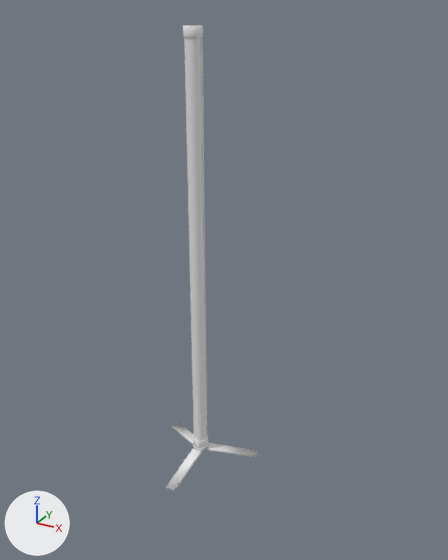
What one commit did to the FBX model Assets/Model/Live_Stage_Assets/TitanTube/Titan_Tube.fbx.
Both versions are drawn from a 50 mm camera at (0.682, -1.115, 1.069) aimed at (0.066, 0.005, 0.509). Every picture has the same lights, and +X, +Y and +Z are marked at lower left. Materials are left out; every surface is plain grey. Where no turn or scale is listed for an object, it has been applied to the vertices.

The older version as bpy lines, for what is in view:
```python
me_メッシュ_006 = bpy.data.meshes.new('メッシュ.006')
me_メッシュ_006.from_pydata(...)  # 26 vertices, 12 faces; spans x -0.017..0.017, y -0.018..0.003, z 0.046..1.026
me_メッシュ_006.materials.append(mat_titan_tube_light)
me_メッシュ_007 = bpy.data.meshes.new('メッシュ.007')
me_メッシュ_007.from_pydata(...)  # 457 vertices, 418 faces; spans x -0.02..0.02, y -0.02..0.02, z 0.037..1.037
me_メッシュ_007.materials.append(mat_titan_tube_base)
me_円柱 = bpy.data.meshes.new('円柱')
me_円柱.from_pydata(...)  # 433 vertices, 445 faces; spans x -0.133..0.133, y -0.147..0.084, z 0.0..0.044
me_円柱.materials.append(mat_titan_tube_base)
ob_titan_tube = bpy.data.objects.new('Titan_Tube', me_メッシュ_006)
ob_titan_tube.location = (0.0, 0.0, 0.0)
ob_titan_tube_base = bpy.data.objects.new('Titan_Tube_Base', me_メッシュ_007)
ob_titan_tube_base.parent = ob_titan_tube_tripod
ob_titan_tube_base.location = (0.0, 0.0, 0.0)
ob_titan_tube_tripod = bpy.data.objects.new('Titan_Tube_Tripod', me_円柱)
ob_titan_tube_tripod.location = (0.0, 0.0, 0.0)
```
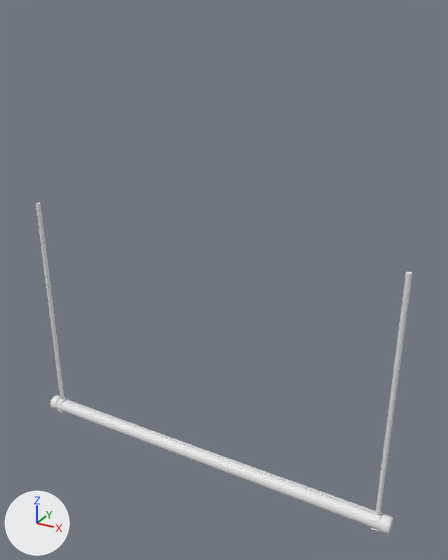
The edits, one by one:
me_メッシュ_007 is used by ob_titan_tube_base; parent ob_titan_tube_tripod; location (0.0, 0.0, 0.0).
me_メッシュ_007 had 457 vertices, 418 faces and spanned x -0.02..0.02, y -0.02..0.02, z 0.037..1.037.
me_メッシュ_007 now has 641 vertices, 589 faces and spans x -4999.794..5000.208, y -165.992..248.559, z -6123.73..208.931.
me_メッシュ_007 part 1: the loose piece of 101 vertices spanning x -0.02..0.02, y -0.02..0.02, z 0.037..0.058 is multiplied about its middle by the matrix ((0.0, 0.0, -10000.02), (0.0, -10000.0, 0.0), (10000.0, 0.0, 0.001)), then moved by (4893.106, 49.953, -0.079).
me_メッシュ_007 part 2: the loose piece of 159 vertices spanning x -0.017..0.017, y 0.002..0.018, z 0.055..1.018 is multiplied about its middle by the matrix ((0.001, 0.0, 10000.0), (0.0, -10000.0, 0.0), (10000.0, 0.0, -0.001)), then moved by (0.206, -53.115, -0.568).
me_メッシュ_007 part 3: the loose piece of 101 vertices spanning x -0.02..0.02, y -0.02..0.02, z 1.015..1.037 is multiplied about its middle by the matrix ((0.0, 0.0, -9999.958), (0.0, -10000.0, 0.0), (10000.0, 0.0, 0.001)), then moved by (-4892.693, 49.953, -1.057).
me_メッシュ_007 part 4: a new loose piece of 68 vertices spanning x 4605.887..4757.982, y -165.992..212.026, z -208.995..208.931.
me_メッシュ_007 part 5: a new loose piece of 68 vertices spanning x -4757.982..-4605.887, y -165.992..212.026, z -208.995..208.931.
me_メッシュ_007 part 6: a new loose piece of 24 vertices spanning x 4628.394..4736.9, y -19.741..105.551, z -6123.73..-190.902.
me_メッシュ_007 part 7: a new loose piece of 24 vertices spanning x -4736.9..-4628.394, y -19.741..105.551, z -6123.73..-190.902.
Mesh me_メッシュ_002 is new.
It has 26 vertices, 12 faces and spans x -0.491..0.489, y -0.023..-0.001, z -0.017..0.017.
In object 'Titan_Tube_Base' (ob_titan_tube_base), parent is no longer ob_titan_tube_tripod.
Object 'Titan_Tube_Base' (ob_titan_tube_base) turns from (0, 0, 0) to (-180, 0, 0) degrees about x, y and z.
Object 'Titan_Tube_Base' (ob_titan_tube_base) is rescaled from (1.0, 1.0, 1.0) to (0.0001, 0.0001, 0.0001).
Object 'Titan_Tube' (ob_titan_tube) is deleted.
Object 'Titan_Tube_Tripod' (ob_titan_tube_tripod) is deleted.
Object 'Titan_Tube_Light' (ob_titan_tube_light) is new; it shows me_メッシュ_002.
Its location is (0.0, 0.0, 0.0).

Pixel boxes (x1, y1, x2, y2) of what changed, in the pictures (448 x 560 px; the box of a moved part takes in the faces that stretch with it):
'Titan_Tube', deleted
    before: (184, 38, 207, 441)
'Titan_Tube_Light', added
    after: (56, 400, 382, 530)
'Titan_Tube_Base', reshaped, turned, rescaled
    before: (183, 25, 208, 448)
    after: (36, 203, 412, 535)
'Titan_Tube_Tripod', deleted
    before: (166, 423, 257, 490)
part 1 of me_メッシュ_007, moved or reshaped
    before: (193, 434, 208, 448)
    after: (379, 514, 393, 535)
part 2 of me_メッシュ_007, moved or reshaped
    before: (201, 38, 207, 434)
    after: (65, 399, 383, 516)
part 3 of me_メッシュ_007, moved or reshaped
    before: (183, 25, 203, 38)
    after: (50, 395, 60, 410)
part 4 of me_メッシュ_007, added
    after: (371, 511, 383, 531)
part 5 of me_メッシュ_007, added
    after: (57, 397, 69, 412)
part 6 of me_メッシュ_007, added
    after: (376, 272, 412, 515)
part 7 of me_メッシュ_007, added
    after: (36, 203, 64, 399)
